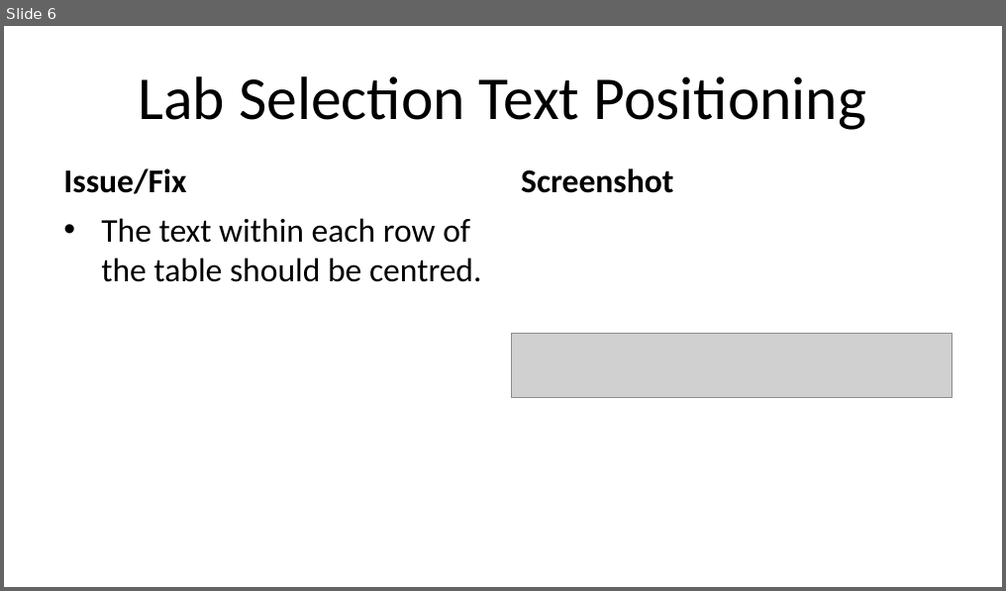
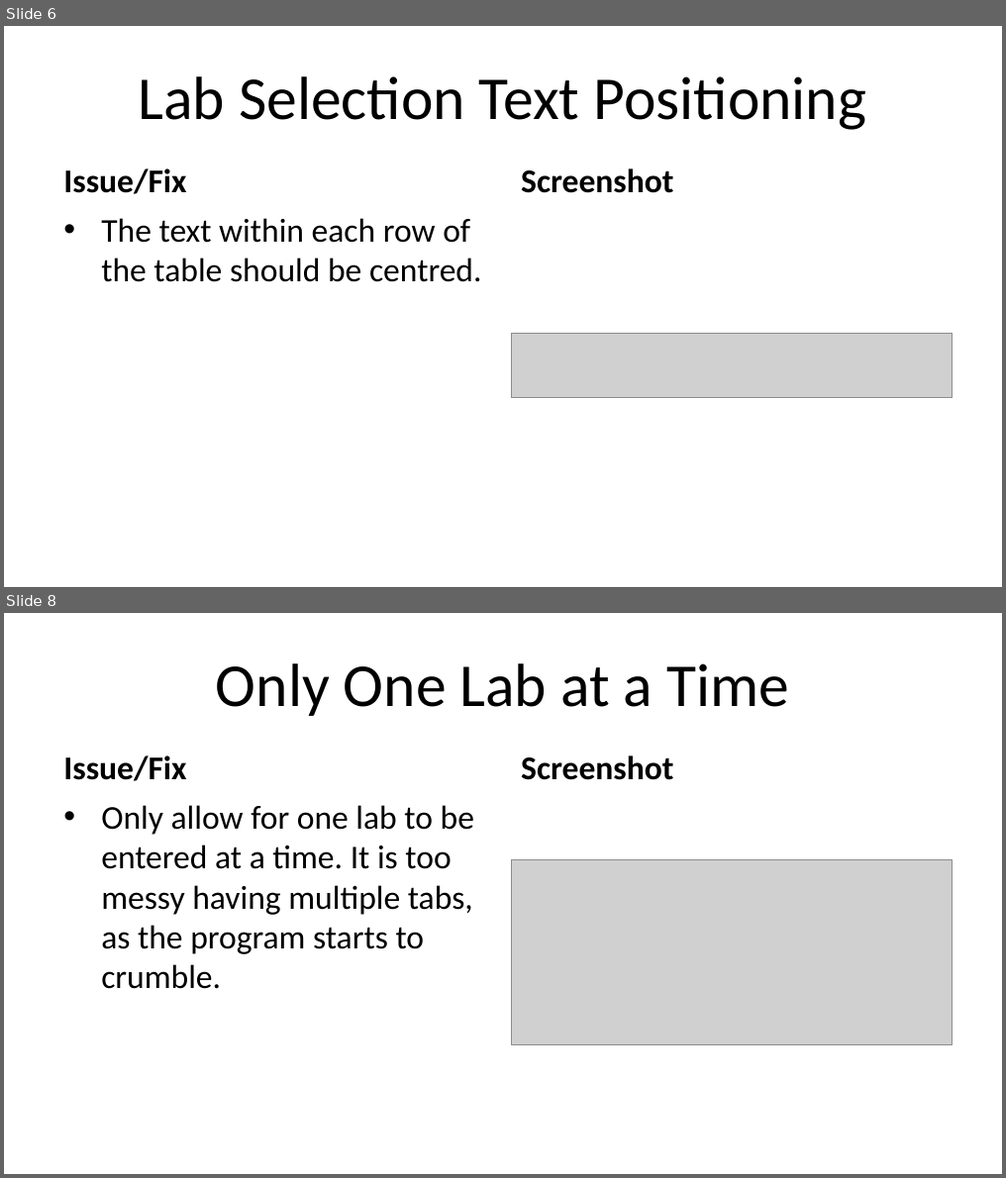
Before and after one commit to Jmackas/Proctoring_Revamp, a slide deck: remotelab/Remote Labs Suggested Changes.pptx. Shown one above the other, each under a label of ours: slide 6 before the commit, slides 6 and 8 after it; the slides between them are not shown. The pictures are 1006x591 and 1006x1178 pixels, drawn with LibreOffice and Linux fonts; fonts in the diff are those of the drawing; grey boxes stand for pictures. Boxes give left, top, right and bottom in pixels: in the first picture for what was removed or moved away, otherwise in the second. Text is boxed around its words. In the diff, an @@ line names an element or a change of style, - is before the commit and + after.

```diff
--- a/remotelab/Remote Labs Suggested Changes.pptx
+++ b/remotelab/Remote Labs Suggested Changes.pptx
@@ slide 8 added at [4, 613, 1002, 1174], background #FFFFFF @@
@@ title added at [216, 663, 789, 716], 44 pt, text #000000 @@
+Only One Lab at a Time
@@ text added at [63, 756, 186, 781], 24 pt, text #000000, bold @@
+Issue/Fix
@@ text added at [521, 756, 673, 780], 24 pt, text #000000, bold @@
+Screenshot
@@ text added at [101, 805, 474, 989], 24 pt, text #000000 @@
+• Only allow for one lab to be entered at a time. It is too messy having multiple tabs, as the program starts to crumble.
@@ picture added at [511, 861, 952, 1045] @@
```
Also in this commit, not shown: 5 other slides added, 1 other file.
